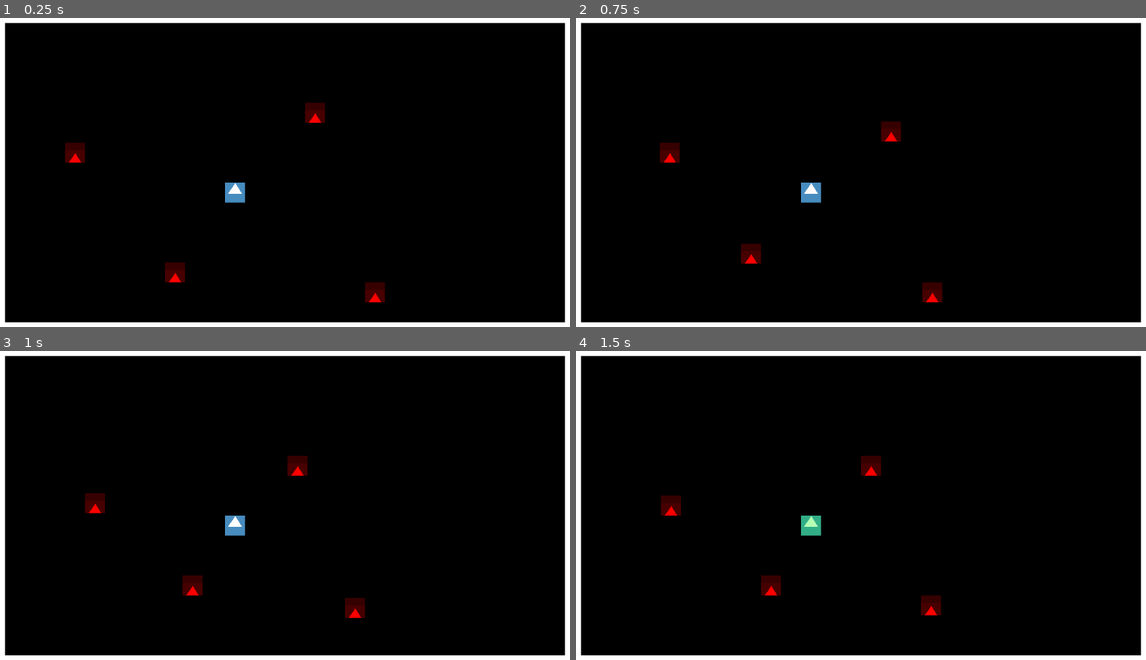
Above: before the commit, frames 1-4 (two rows, left to right).
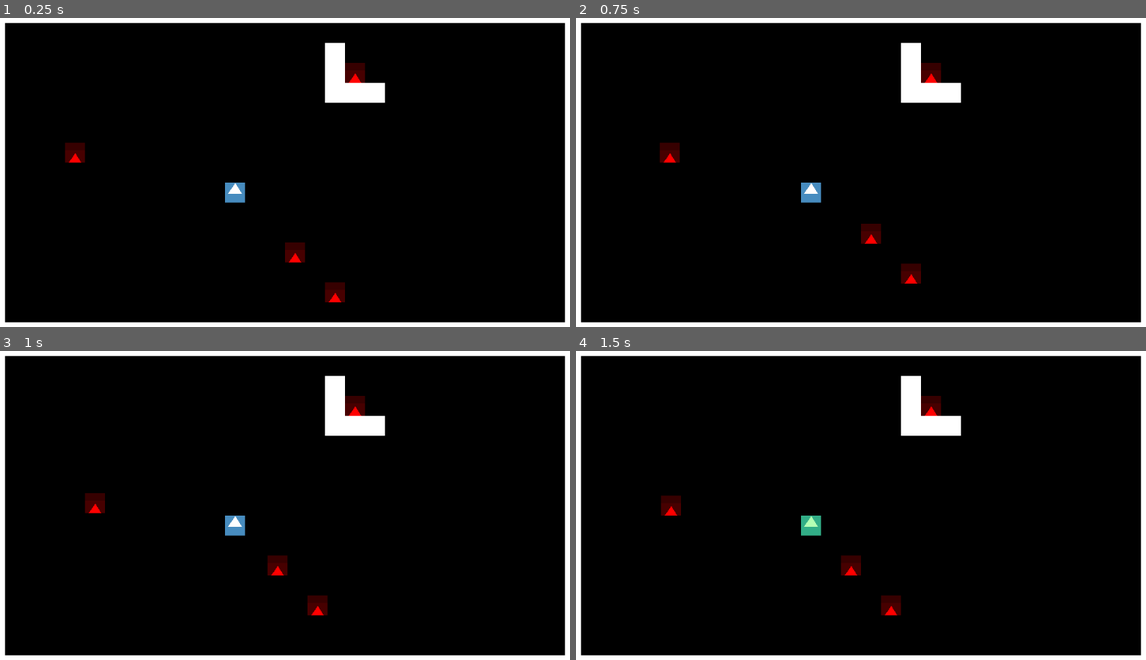
Above: after the commit, the same moments.

Repository: deengames-prototypes/roguelike-base
Game: Godot game, scene res://contexts/core/scenes/CoreGameScene.tscn
Same seed, same stepped clock (60 frames per second), same inputs: the game is played once before the commit and once after it. The engine's default icon, where the game draws it, is replaced by a stand-in: a white triangle on a blue panel in a dark square.
Inputs:
- Up to frame 1 (0.25 s): no input
- Up to frame 2 (0.75 s): tap Enter (ui_accept) at 0.5 s; tap F (fire_projectile) at 0.6 s
- Up to frame 3 (1 s): tap Enter (ui_accept) at 0.77 s
- Up to frame 4 (1.5 s): tap F (fire_projectile) at 1.35 s

The runs differ from the first frame. In frame 1, 2.5% of the frame differs, in the area x 28-68%, y 7-93%; in frame 2, 2.5%; in frame 3, 2.6%, in the area x 31-68%, y 7-87%; in frame 4, 2.5%.

Commit message:
Projectiles hit walls if they're in the way.

Diff:
--- a/source/contexts/core/scenes/CoreGameScene.tscn
+++ b/source/contexts/core/scenes/CoreGameScene.tscn
@@ -32,19 +32,19 @@
 [node name="Tiles" type="TileMap" parent="."]
 tile_set = SubResource("TileSet_2yu3v")
 format = 2
-layer_0/tile_data = PackedInt32Array(0, 65536, 0, 65536, 655 …(4696 unchanged characters)… 17, 65536, 0, 65553, 131072, 0, 131089, 131072, 0, 196625, 131072, 0, 262161, 131072, 0, 327697, 131072, 0, 393233, 131072, 0, 458769, 131072, 0, 524305, 131072, 0, 589841, 131072, 0, 655377, 131072, 0, 720913, 131072, 0, 786449, 131072, 0, 851985, 131072, 0, 917521, 131072, 0, 18, 65536, 0, 65554, 131072, 0, 131090, 131072, 0, 196626, 131072, 0, 262162, 131072, 0, 327698, 131072, 0, 393234, 131072, 0, 458770, 131072, 0, 524306, 131072, 0, 589842, 131072, 0, 655378, 131072, 0, 720914, 131072, 0, 786450, 131072, 0, 851986, 131072, 0, 917522, 131072, 0, 19, 65536, 0, 65555, 131072, 0, 131091, 131072, 0, 196627, 131072, 0, 262163, 131072, 0, 327699, 131072, 0, 393235, 131072,  …(4068 unchanged characters)…
+layer_0/tile_data = PackedInt32Array(0, 65536, 0, 65536, 655 …(4696 unchanged characters)… 17, 65536, 0, 65553, 131072, 0, 131089, 65536, 0, 196625, 65536, 0, 262161, 65536, 0, 327697, 131072, 0, 393233, 131072, 0, 458769, 131072, 0, 524305, 131072, 0, 589841, 131072, 0, 655377, 131072, 0, 720913, 131072, 0, 786449, 131072, 0, 851985, 131072, 0, 917521, 131072, 0, 18, 65536, 0, 65554, 131072, 0, 131090, 131072, 0, 196626, 131072, 0, 262162, 65536, 0, 327698, 131072, 0, 393234, 131072, 0, 458770, 131072, 0, 524306, 131072, 0, 589842, 131072, 0, 655378, 131072, 0, 720914, 131072, 0, 786450, 131072, 0, 851986, 131072, 0, 917522, 131072, 0, 19, 65536, 0, 65555, 131072, 0, 131091, 131072, 0, 196627, 131072, 0, 262163, 65536, 0, 327699, 131072, 0, 393235, 131072,  …(4068 unchanged characters)…
 
 [node name="Player" parent="." instance=ExtResource("3_8hkbo")]
 position = Vector2(384, 288)
 
 [node name="Monster9" parent="." instance=ExtResource("4_vk0oa")]
-position = Vector2(512, 160)
+position = Vector2(480, 384)
 
 [node name="Monster12" parent="." instance=ExtResource("4_vk0oa")]
-position = Vector2(288, 416)
+position = Vector2(544, 448)
 
 [node name="Monster13" parent="." instance=ExtResource("4_vk0oa")]
 position = Vector2(128, 224)
 
 [node name="Monster4" parent="." instance=ExtResource("4_vk0oa")]
-position = Vector2(608, 448)
+position = Vector2(576, 96)
--- a/source/contexts/core/scenes/entities/Player.gd
+++ b/source/contexts/core/scenes/entities/Player.gd
@@ -84,7 +84,8 @@
 	get_parent().remove_child(aimer)
 	projectile_shooter.shoot(target)
 	projectile_shooter.hit.connect(func(hit_who):
-		hit_who.hurt()
+		if not hit_who is TileMap:
+			hit_who.hurt()
 		is_aiming = false
 	)
 
--- a/source/contexts/core/scenes/entities/Projectile.tscn
+++ b/source/contexts/core/scenes/entities/Projectile.tscn
@@ -6,6 +6,8 @@
 
 [node name="Projectile" type="Area2D"]
 texture_filter = 1
+collision_layer = 0
+collision_mask = 6
 
 [node name="Sprite2D" type="Sprite2D" parent="."]
 self_modulate = Color(0, 1, 0, 1)
--- a/source/contexts/core/scripts/ProjectileShooter.gd
+++ b/source/contexts/core/scripts/ProjectileShooter.gd
@@ -5,15 +5,20 @@
 
 const TILE_SIZE = 32
 const HALF_TILE_SIZE = Vector2(TILE_SIZE / 2, TILE_SIZE / 2)
+const VELOCITY = 400
 
 const PROJECTILES = {
 	"player": preload("res://contexts/core/scenes/entities/Projectile.tscn")
 }
 
-const VELOCITY = 400
+var projectile:Node2D
 
 func shoot(target) -> void:
-	var projectile = PROJECTILES["player"].instantiate()
+	projectile = PROJECTILES["player"].instantiate()
+	# Hits entities
+	projectile.area_entered.connect(func(x): on_hit(x))
+	# Hits walls/tilemaps
+	projectile.body_entered.connect(func(x): on_hit(x))
 	get_parent().add_child(projectile)
 
 	# Half-tile-size is used to center objects *perfectly*
@@ -24,7 +29,7 @@
 	projectile.global_position = start_position
 	var tween = self.create_tween()
 	tween.tween_property(projectile, "global_position", stop_position, travel_time)
-	tween.finished.connect(func():
-		hit.emit(target)
-		projectile.queue_free()
-	)
+
+func on_hit(hit_who):
+	hit.emit(hit_who)
+	projectile.queue_free()
